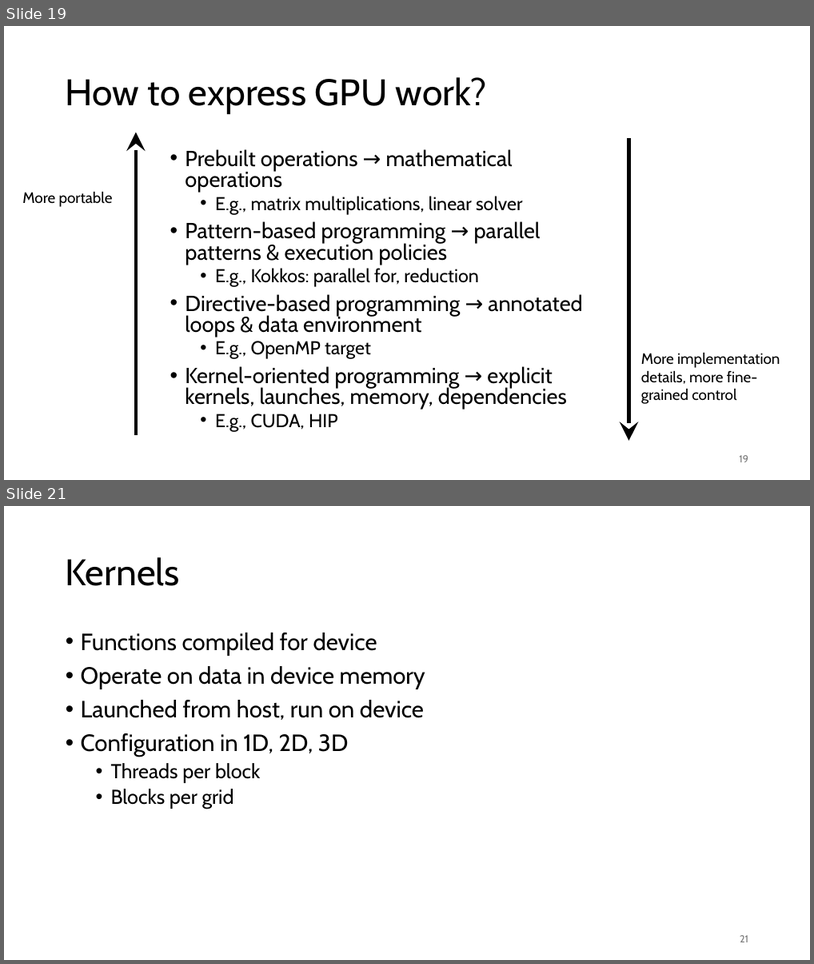
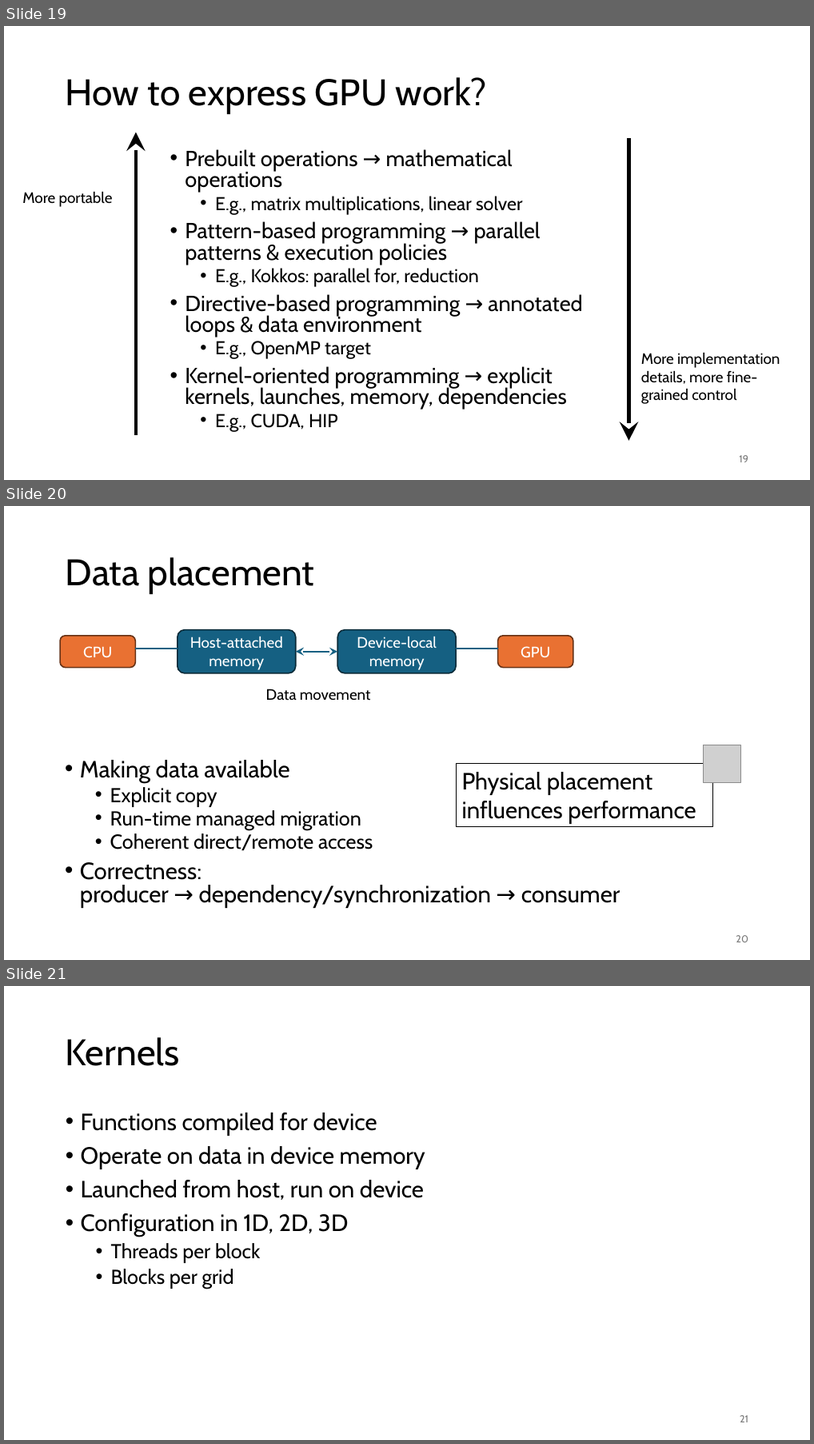
Before and after one commit to gjbex/GPU-programming, a slide deck: gpu_programming.pptx. Shown one above the other, each under a label of ours: slides 19 and 21 before the commit, slides 19, 20 and 21 after it; the slides between them are not shown. The pictures are 814x964 and 814x1444 pixels, drawn with LibreOffice and Linux fonts; fonts in the diff are those of the drawing; grey boxes stand for pictures. Boxes give left, top, right and bottom in pixels: in the first picture for what was removed or moved away, otherwise in the second. Text is boxed around its words. In the diff, an @@ line names an element or a change of style, - is before the commit and + after.

Commit message:
Update data placement slide

```diff
--- a/gpu_programming.pptx
+++ b/gpu_programming.pptx
@@ slide 20 added at (x1=4, y1=506, x2=810, y2=960), background #FFFFFF @@
@@ title added at (x1=66, y1=557, x2=314, y2=594), 44 pt, text #000000 @@
+Data placement
@@ rounded rectangle added at (x1=60, y1=636, x2=136, y2=668), fill #E97132, outline #663216 1.5 pt, 18 pt, text #FFFFFF @@
+CPU
@@ line added from (178, 648) to (135, 648), #156082 1.5 pt @@
@@ rounded rectangle added at (x1=178, y1=630, x2=296, y2=673), fill #156082, outline #092A39 1.5 pt, 18 pt, text #FFFFFF @@
+Host-attached memory
@@ rounded rectangle added at (x1=338, y1=630, x2=457, y2=673), fill #156082, outline #092A39 1.5 pt, 18 pt, text #FFFFFF @@
+Device-local memory
@@ line added from (457, 648) to (498, 648), #156082 1.5 pt @@
@@ rounded rectangle added at (x1=498, y1=636, x2=574, y2=668), fill #E97132, outline #663216 1.5 pt, 18 pt, text #FFFFFF @@
+GPU
@@ double arrow added from (338, 651) to (296, 651), #156082 1.5 pt @@
@@ text added at (x1=266, y1=688, x2=371, y2=700), 18 pt, text #000000 @@
+Data movement
@@ picture added at (x1=704, y1=745, x2=742, y2=783) @@
@@ text added at (x1=80, y1=760, x2=620, y2=908), 28 pt, text #000000 @@
+• Making data available
+  • Explicit copy
+  • Run-time managed migration
+  • Coherent direct/remote access
+• Correctness:
+  producer → dependency/synchronization → consumer
@@ rectangle added at (x1=457, y1=764, x2=714, y2=827), outline #000000 0.75 pt, 28 pt, text #000000 @@
+Physical placement
+influences performance
@@ page number added at (x1=736, y1=935, x2=749, y2=942), 12 pt, text #797979 @@
+20
```
Also in this commit, not shown: 1 slide removed.
